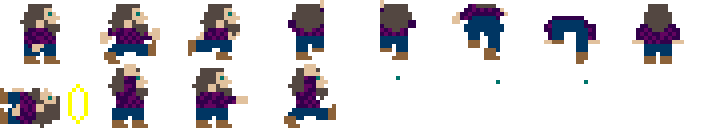
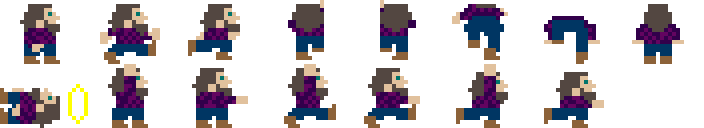
Before/after of a w=704, h=128 layered artwork. What changed in the layer stack:
painted on "Layer 18" over [232, 32, 604, 128]
